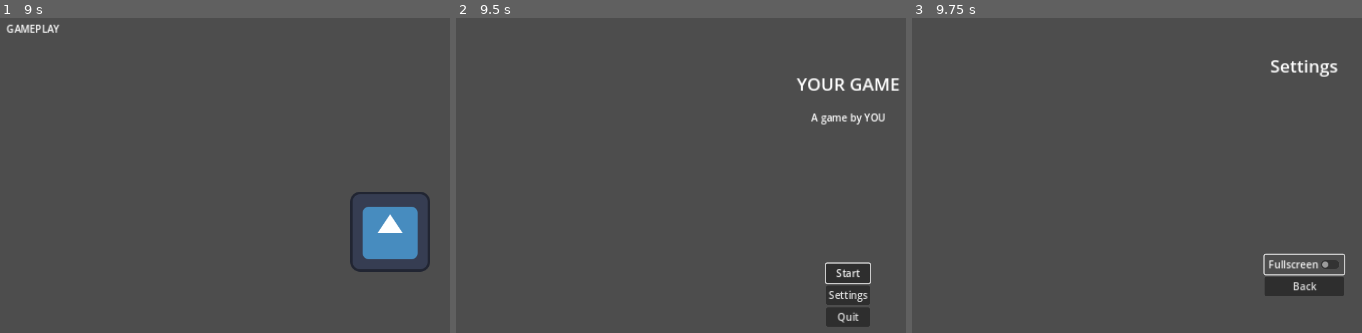
Above: before the commit, frames 1-3 (left to right).
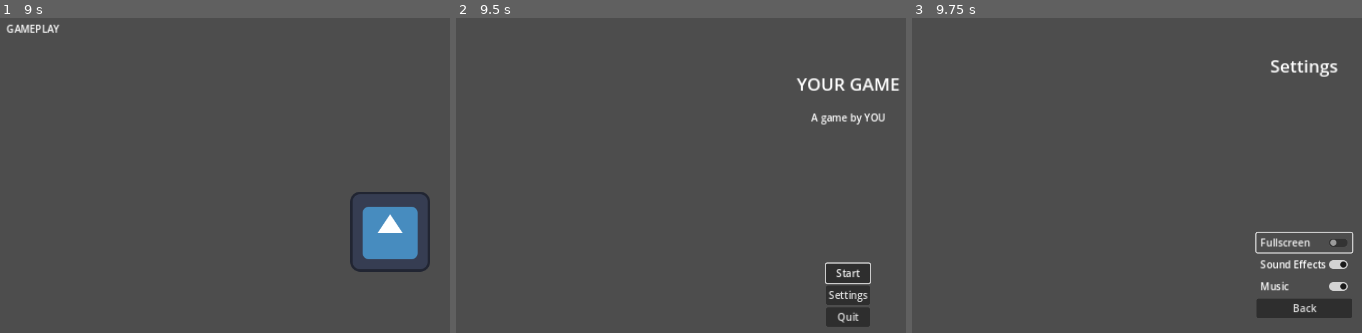
Above: after the commit, the same moments.

Repository: brettchalupa/godot_skeleton
Game: Godot game, scene res://main_menu.tscn
Two runs of this game, one before a commit and one after it. Both use one fixed random seed, a clock stepped at 60 frames per second and the inputs below. The engine's default icon, where the game draws it, is replaced by a stand-in: a white triangle on a blue panel in a dark square.
Inputs:
- Up to frame 1 (9 s): click "Start" at 0.5 s; tap Enter (ui_accept) at 1.25, 1.52, 2, 2.27, 2.75, 4.25, 4.52, 5, 5.27, 5.75, 6.02, 7.52 s; click "Start" at 3.5 s; click "Start" at 8 s
- Up to frame 2 (9.5 s): tap Enter (ui_accept) at 9.02 s
- Up to frame 3 (9.75 s): click "Settings" at 9.5 s

Frames 1-2 are identical in both runs. In frame 3, 3.4% of the frame differs, in the area x 76-99%, y 67-96%.

Commit message:
feat(settings): music & sfx toggle
doesn't yet persist to disk and load, soon!

Diff:
--- a/global.gd
+++ b/global.gd
@@ -1,4 +1,9 @@
 extends Node
+
+var play_sfx = true
+var play_music = true
+
+const SCENE_MAIN_MENU = "res://main_menu.tscn"
 
 func _ready():
 	Engine.max_fps = 60
--- a/settings.tscn
+++ b/settings.tscn
@@ -1,7 +1,10 @@
-[gd_scene load_steps=3 format=3 uid="uid://rxdgdijyhrsb"]
+[gd_scene load_steps=6 format=3 uid="uid://rxdgdijyhrsb"]
 
 [ext_resource type="Script" path="res://settings/SettingsControls.gd" id="1_mmaky"]
 [ext_resource type="Script" path="res://settings/FullscreenToggle.gd" id="2_5l5tc"]
+[ext_resource type="Script" path="res://settings/SfxToggle.gd" id="3_n6nlb"]
+[ext_resource type="Script" path="res://settings/MusicToggle.gd" id="4_s1svy"]
+[ext_resource type="Script" path="res://settings/BackButton.gd" id="5_x47bl"]
 
 [node name="Settings" type="Control"]
 layout_mode = 3
@@ -46,9 +49,22 @@
 text = "Fullscreen"
 script = ExtResource("2_5l5tc")
 
-[node name="Back" type="Button" parent="SettingsControls"]
+[node name="SfxToggle" type="CheckButton" parent="SettingsControls"]
+layout_mode = 2
+text = "Sound Effects"
+script = ExtResource("3_n6nlb")
+
+[node name="MusicToggle" type="CheckButton" parent="SettingsControls"]
+layout_mode = 2
+text = "Music"
+script = ExtResource("4_s1svy")
+
+[node name="BackButton" type="Button" parent="SettingsControls"]
 layout_mode = 2
 text = "Back"
+script = ExtResource("5_x47bl")
 
-[connection signal="toggled" from="SettingsControls/FullscreenToggle" to="SettingsControls/FullscreenToggle" method="_on_fullscreen_toggled"]
-[connection signal="pressed" from="SettingsControls/Back" to="SettingsControls" method="_on_back_pressed"]
+[connection signal="toggled" from="SettingsControls/FullscreenToggle" to="SettingsControls/FullscreenToggle" method="_on_toggled"]
+[connection signal="toggled" from="SettingsControls/SfxToggle" to="SettingsControls/SfxToggle" method="_on_toggled"]
+[connection signal="toggled" from="SettingsControls/MusicToggle" to="SettingsControls/MusicToggle" method="_on_toggled"]
+[connection signal="pressed" from="SettingsControls/BackButton" to="SettingsControls/BackButton" method="_on_pressed"]
--- /dev/null
+++ b/settings/BackButton.gd
@@ -0,0 +1,4 @@
+extends Button
+
+func _on_pressed():
+	get_tree().change_scene_to_file(Global.SCENE_MAIN_MENU)
--- a/settings/FullscreenToggle.gd
+++ b/settings/FullscreenToggle.gd
@@ -10,7 +10,10 @@
 
 	set_pressed_no_signal(is_fullscreen)
 
-func _on_fullscreen_toggled(bpressed):
+	if !OS.has_feature("pc"):
+		hide()
+
+func _on_toggled(bpressed):
 	if bpressed:
 		DisplayServer.window_set_mode(DisplayServer.WINDOW_MODE_FULLSCREEN)
 	else:
--- /dev/null
+++ b/settings/MusicToggle.gd
@@ -0,0 +1,7 @@
+extends CheckButton
+
+func _ready():
+	set_pressed_no_signal(Global.play_music)
+
+func _on_toggled(bpressed):
+	Global.play_music = bpressed
--- a/settings/SettingsControls.gd
+++ b/settings/SettingsControls.gd
@@ -2,9 +2,3 @@
 
 func _ready():
 	get_children()[0].grab_focus()
-
-	if !OS.has_feature("pc"):
-		$FullscreenToggle.hide()
-
-func _on_back_pressed():
-	get_tree().change_scene_to_file("res://main_menu.tscn")
--- /dev/null
+++ b/settings/SfxToggle.gd
@@ -0,0 +1,7 @@
+extends CheckButton
+
+func _ready():
+	set_pressed_no_signal(Global.play_sfx)
+
+func _on_toggled(bpressed):
+	Global.play_sfx = bpressed
